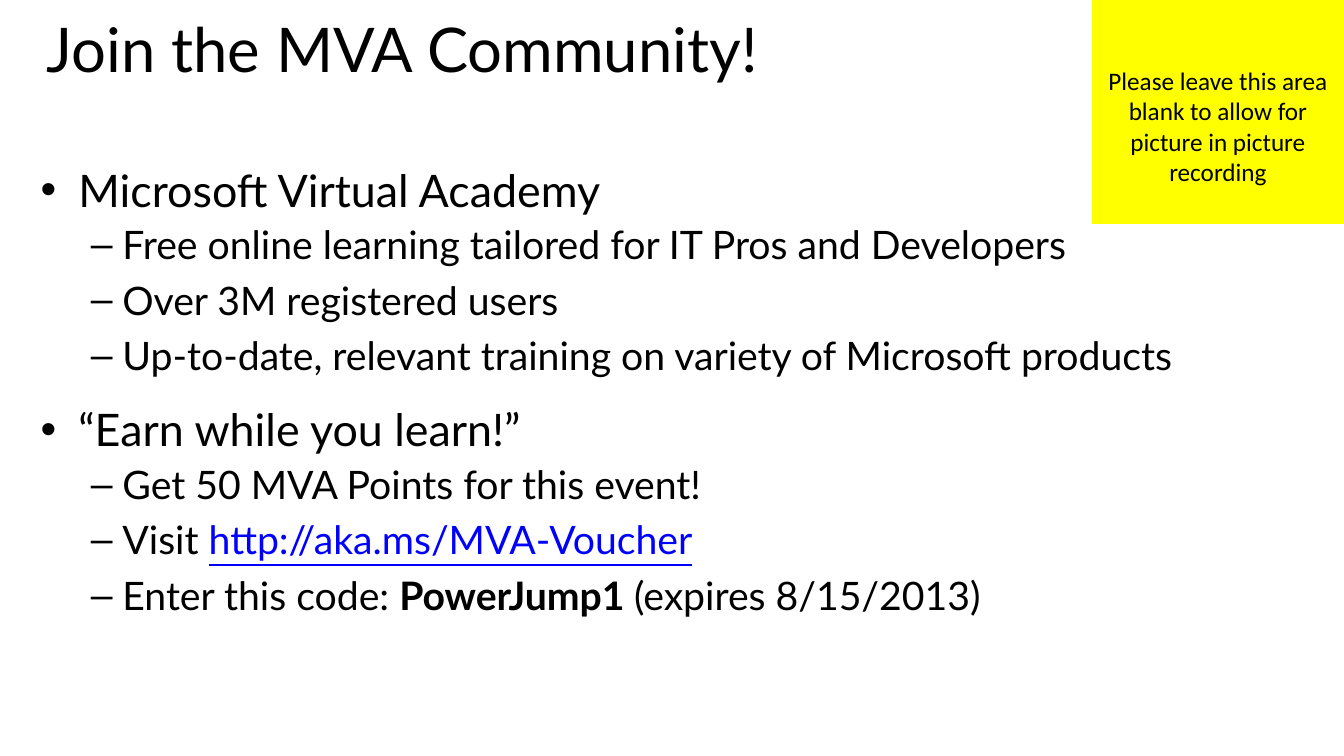
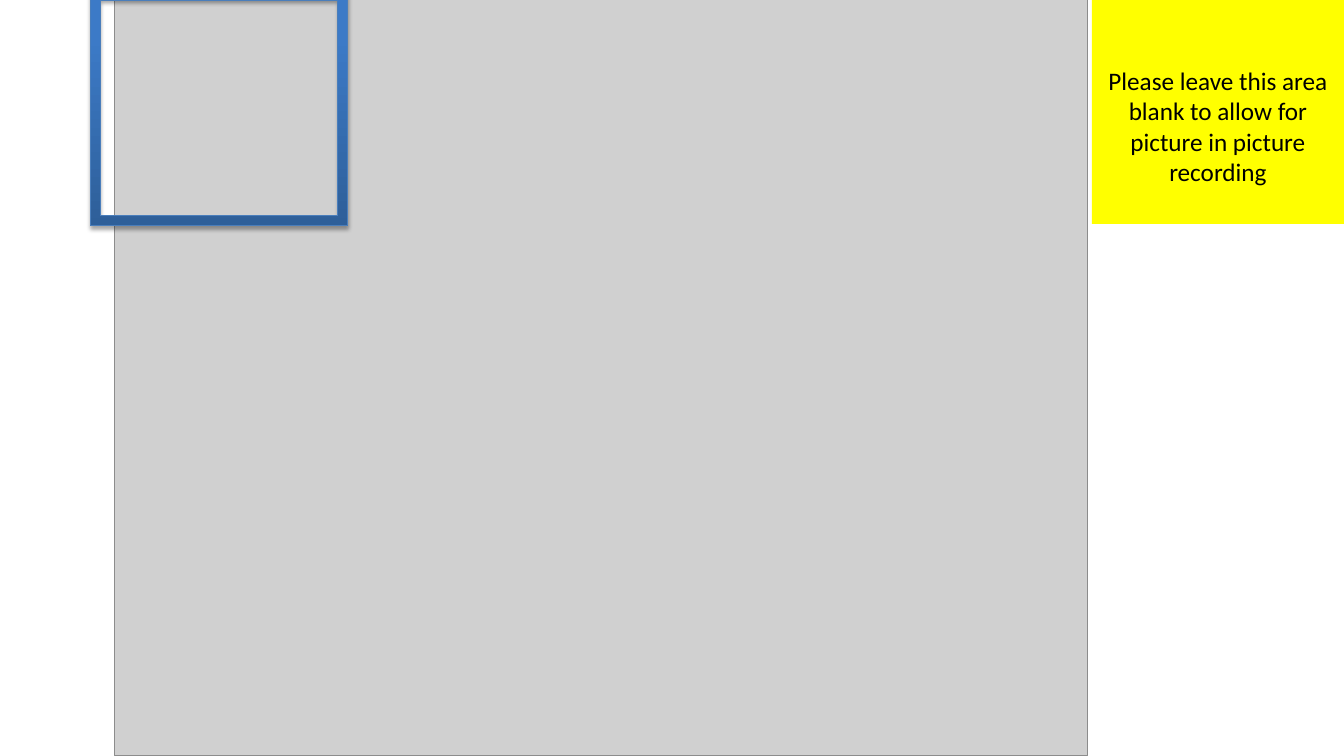
Before and after one commit to MisterJames/AzureImageProcessing, a slide deck: slide 14 of presentations/02 - Application Architecture.pptx (slide 13 before the commit). Drawn at 1344x756 pixels with LibreOffice and Linux fonts; fonts in the diff are those of the drawing; grey boxes stand for pictures. Boxes give left, top, right and bottom in pixels: in the first picture for what was removed or moved away, otherwise in the second. Text is boxed around its words. In the diff, an @@ line names an element or a change of style, - is before the commit and + after.

Commit message:
Adding image to architecture slides

```diff
--- a/presentations/02 - Application Architecture.pptx
+++ b/presentations/02 - Application Architecture.pptx
@@ title removed at (47, 26, 757, 83) @@
-Join the MVA Community!
@@ frame added at (90, 0, 348, 226), fill gradient #2F5F99 to #3D7CC7 to #3A7CCB, outline #4B7EBC 0.75 pt @@
@@ picture added at (114, 0, 1088, 756) @@
@@ text removed at (78, 174, 1172, 617) @@
-• Microsoft Virtual Academy
-  – Free online learning tailored for IT Pros and Developers
-  – Over 3M registered users
-  – Up-to-date, relevant training on variety of Microsoft products
-• “Earn while you learn!”
-  – Get 50 MVA Points for this event!
-  – Visit http://aka.ms/MVA-Voucher
-  – Enter this code: PowerJump1 (expires 8/15/2013)
```
Also in this commit, not shown: 1 other slide changed, 10 slides added.
